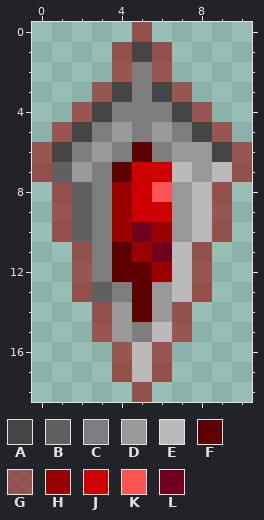
Two versions of one pixel-art sprite, assets/images/exp_drop.png. The first picture shows the starting point.
The file is 11x19 pixels.
Palette (. is transparent): A #444444  B #606060  C #7d7d7d  D #999999  E #bababa  F #5e0000  G #9a00008b  H #9a0000  J #ce0000  K #ff5451  L #70001d
Pixels before, first column x 0:
 0 .....G.....
 1 ....GAG....
 2 ....GCG....
 3 ...GACAG...
 4 ..GACCCAG..
 5 .GACDCDCAG.
 6 GACDCFCDDAG
 7 GBDCFJJEDEG
 8 .GBCHJKDEG.
 9 .GBCHJJDEG.
10 .GBCHLHDEG.
11 ..GCFHLEG..
12 ..GCFFHEG..
13 ..GBCFDEG..
14 ...GDFDG...
15 ...GDCEG...
16 ....GEG....
17 ....GEG....
18 .....G.....
And afterwards:
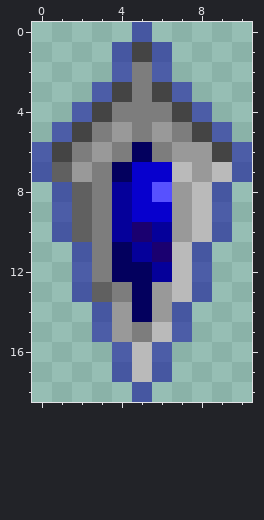
Change:
colour F: #5e0000 -> #03005e
colour G: #9a00008b -> #05009a82
colour H: #9a0000 -> #05009a
colour J: #ce0000 -> #0700ce
colour K: #ff5451 -> #5751ff
colour L: #70001d -> #1a0070
Changed places in both pictures, as pixel boxes (x1, y1, x2, y2):
changed: (32, 22, 252, 402)
